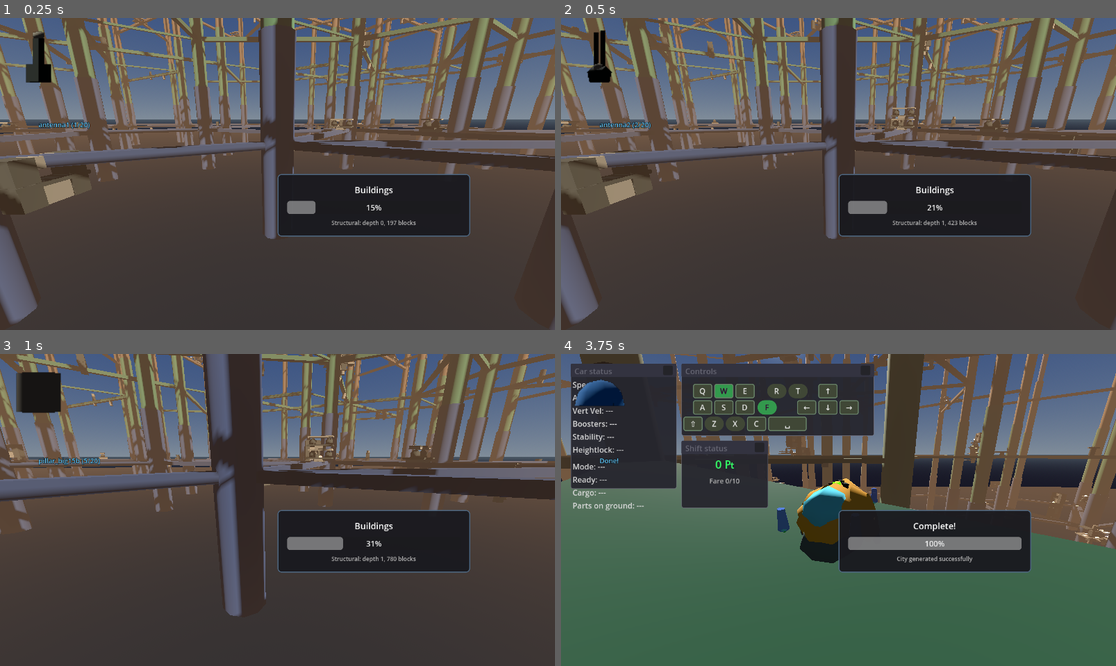
Above: before the commit, frames 1-4 (two rows, left to right).
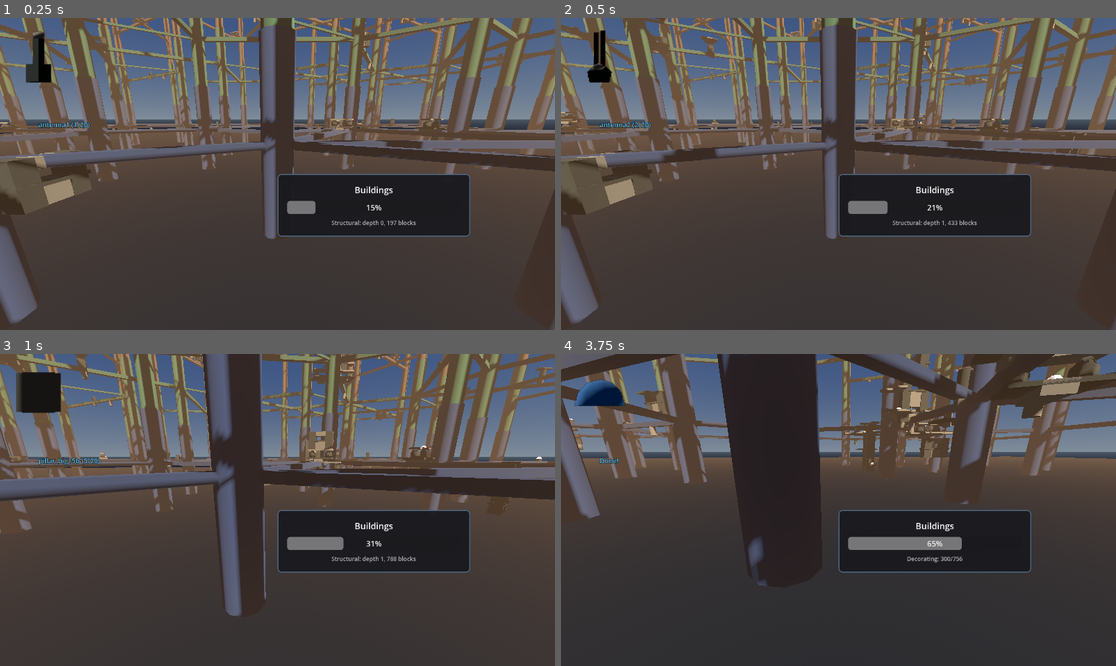
Above: after the commit, the same moments.

Repository: TaxiService/fcar
Game: Godot game, scene res://city/city_test.tscn
The game is run twice, just before and just after one commit, with the same random seed, the same clock (stepped at 60 frames per second) and the same inputs.
Inputs (mouse positions are in pixels of both pictures, inside the frame that each line leads up to):
- Up to frame 1 (0.25 s): no input
- Up to frame 2 (0.5 s): no input
- Up to frame 3 (1 s): tap Enter at 0.5 s; move the mouse to (305, 510) at 0.52 s; hold W (forward) from 0.53 s (still down); tap Shift (boost) at 0.6 s; click (305, 510) at 0.67 s; tap Space (jump) at 0.77 s
- Up to frame 4 (3.75 s): keep holding W (forward); move the mouse to (810, 510) at 1.27 s; tap R (confirm) at 1.35 s; tap Space (jump) at 1.52, 3.02 s; move the mouse to (849, 503) at 2.02 s; tap C (crouch) at 2.1 s; move the mouse to (832, 516) at 2.77 s; tap V (toggle_auto_hover) at 2.85 s; click (832, 516) at 2.92 s; move the mouse to (877, 513) at 3.52 s; hold F (toggle_control_lock) from 3.53 s (still down)

Frame 1 is identical in both runs. In frame 2, 0.7% of the frame differs, in the area x 0-95%, y 0-67%; in frame 3, 1.0%; in frame 4, 83%, in the area x 0-100%, y 0-100%.

Commit message:
tweaked some connection points on volume_med and volume_wide

Diff:
--- a/city/building/volume_med.tscn
+++ b/city/building/volume_med.tscn
@@ -109,7 +109,12 @@
 [node name="Conn_Plug_Large5" type="Marker3D" parent="."]
 transform = Transform3D(1, 0, 0, 0, -4.371139e-08, -1, 0, 1, -4.371139e-08, 0, 2.5, 0)
 script = ExtResource("4_3boio")
-type_flags = 3
+type_flags = 1
+size_flags = 4
+
+[node name="Conn_Plug_Large7" type="Marker3D" parent="."]
+transform = Transform3D(1, 0, 0, 0, -4.371139e-08, 1, 0, -1, -4.371139e-08, 0, 2.5, 0)
+script = ExtResource("4_3boio")
 size_flags = 4
 
 [node name="Conn_Plug_Large2" type="Marker3D" parent="."]
--- a/city/building/volume_wide.tscn
+++ b/city/building/volume_wide.tscn
@@ -164,7 +164,13 @@
 [node name="Conn_Plug_Large8" type="Marker3D" parent="."]
 transform = Transform3D(1, 0, 0, 0, -4.371139e-08, -1, 0, 1, -4.371139e-08, 0, 17.5, 0)
 script = ExtResource("5_xoq5h")
-type_flags = 3
+type_flags = 1
+size_flags = 4
+rotation_mode = 1
+
+[node name="Conn_Plug_Large9" type="Marker3D" parent="."]
+transform = Transform3D(1, 0, 0, 0, -4.371139e-08, 1, 0, -1, -4.371139e-08, 0, 17.5, 0)
+script = ExtResource("5_xoq5h")
 size_flags = 4
 rotation_mode = 1
 
